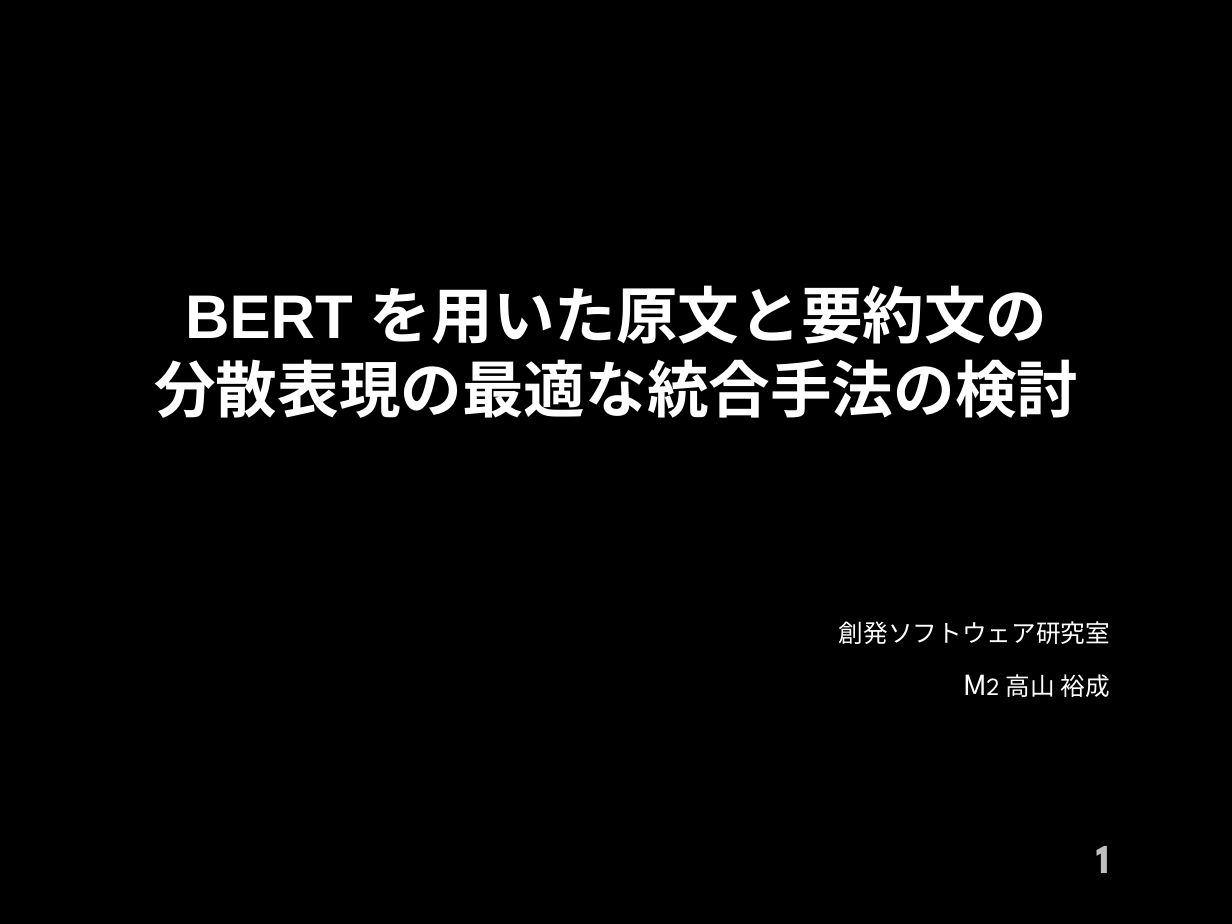
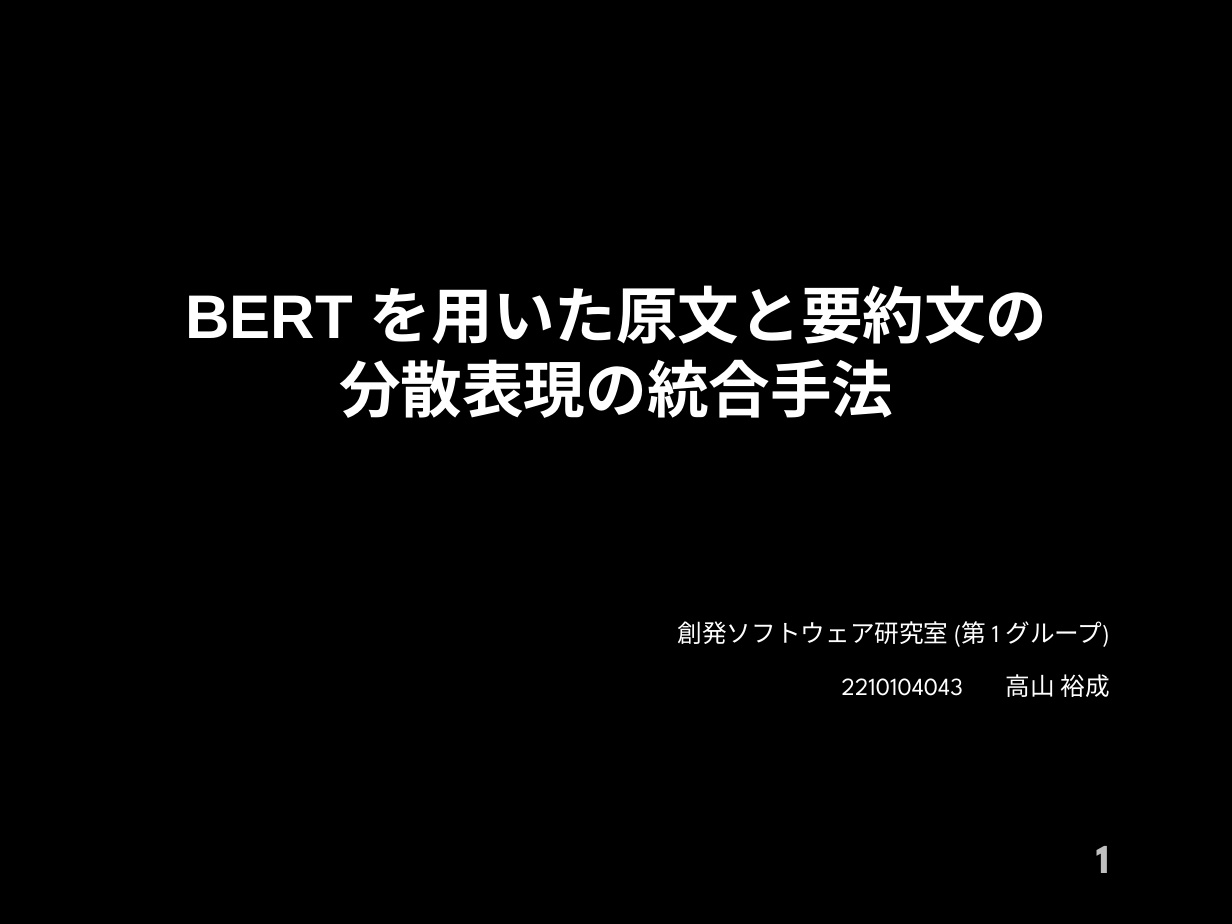
Before and after one commit to 1g-hub/takayama_b, a slide deck: slide 1 of prsn/shuron/Master_Slide_2210104043_Yusei_Takayama.pptx. Drawn at 1232x924 pixels with LibreOffice and Linux fonts; fonts in the diff are those of the drawing; background and template pictures are left out. Boxes give left, top, right and bottom in pixels: in the first picture for what was removed or moved away, otherwise in the second. Text is boxed around its words. In the diff, an @@ line names an element or a change of style, - is before the commit and + after.

```diff
--- a/prsn/shuron/Master_Slide_2210104043_Yusei_Takayama.pptx
+++ b/prsn/shuron/Master_Slide_2210104043_Yusei_Takayama.pptx
@@ title at (185, 285, 1048, 418): text changed @@
-BERT を用いた原文と要約文の
-分散表現の最適な統合手法の検討
+BERT を用いた原文と要約文の
+分散表現の統合手法
@@ subtitle at (678, 621, 1110, 697): text changed @@
-創発ソフトウェア研究室
-M2 高山 裕成
+創発ソフトウェア研究室 (第 1 グループ)
+2210104043 高山 裕成
```
Also in this commit, not shown: 2 other files.
